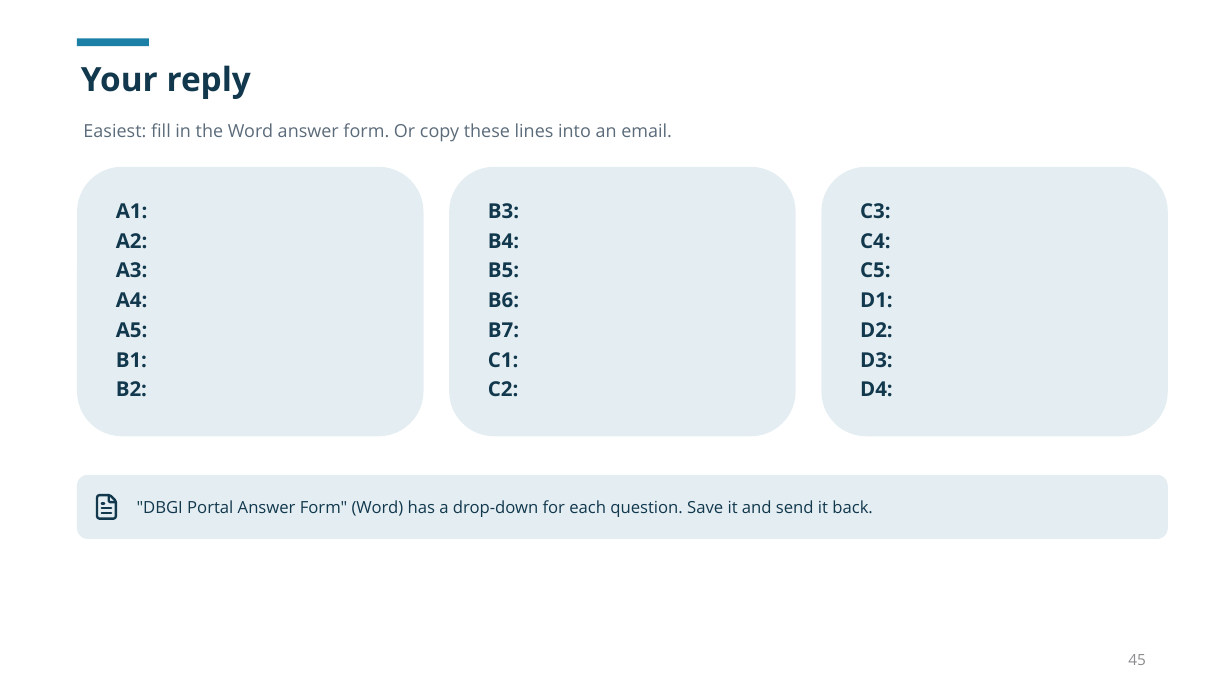
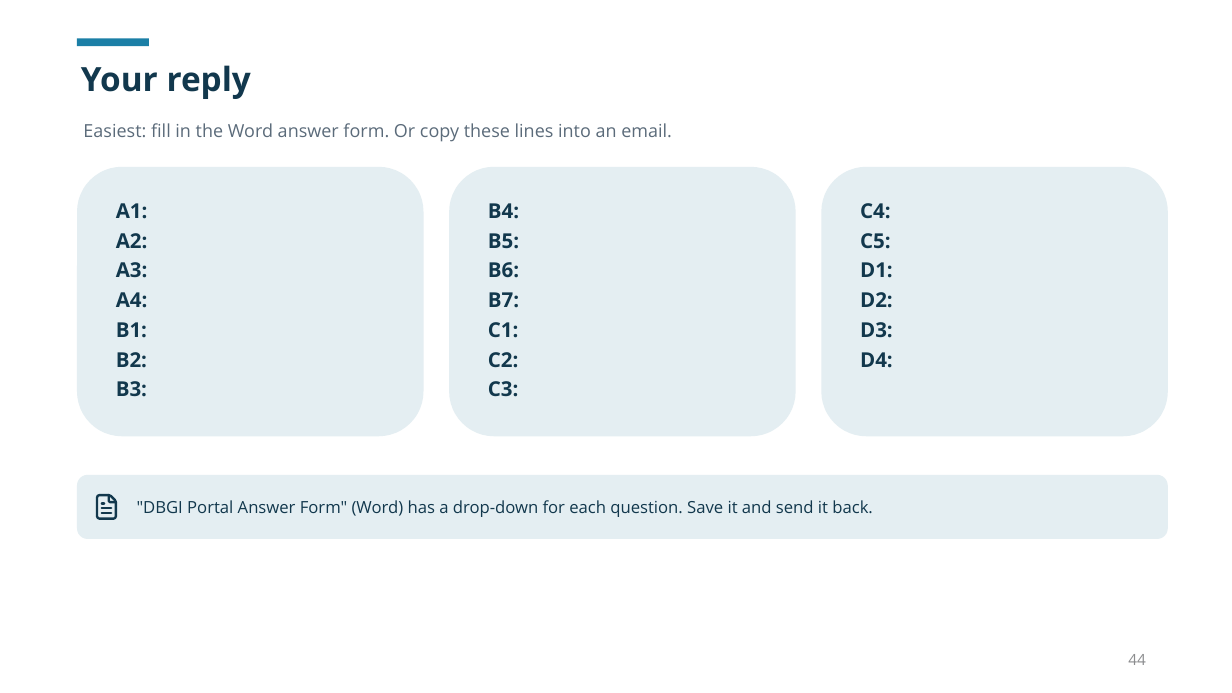
Before and after one commit to dbsuarez/dbgi-deal-registration-portal, a slide deck: slide 44 of docs/guides/Portal User Guide/Using the DBGI Portal.pptx (slide 45 before the commit). Drawn at 1232x693 pixels with LibreOffice and Linux fonts; fonts in the diff are those of the drawing. Boxes give left, top, right and bottom in pixels: in the first picture for what was removed or moved away, otherwise in the second. Text is boxed around its words. In the diff, an @@ line names an element or a change of style, - is before the commit and + after.

```diff
--- a/docs/guides/Portal User Guide/Using the DBGI Portal.pptx
+++ b/docs/guides/Portal User Guide/Using the DBGI Portal.pptx
@@ text in rounded rectangle at bbox=[488, 203, 519, 219]: paragraph removed @@
-B3:
@@ text in rounded rectangle at bbox=[860, 203, 891, 219]: paragraph removed @@
-C3:
@@ text in rounded rectangle at bbox=[116, 322, 148, 338]: paragraph removed @@
-A5:
@@ text in rounded rectangle at bbox=[116, 381, 147, 397]: paragraph added @@
+B3:
@@ text in rounded rectangle at bbox=[488, 381, 519, 397]: paragraph added @@
+C3:
@@ page number at bbox=[1128, 654, 1146, 665]: text changed @@
-45
+44
```
Also in this commit, not shown: 21 other slides changed, 1 slide removed, 7 other files.
